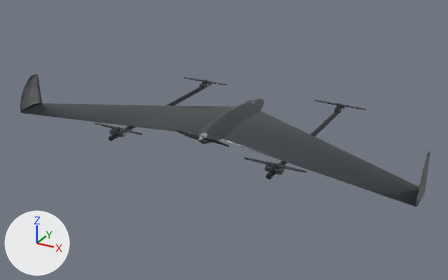
An edit to the glTF model output/deltaquad/deltaquad.glb, drawn before and after from the same camera.
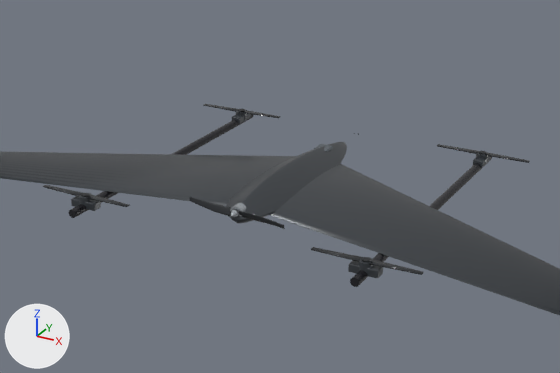
The first picture shows the older version from a 50 mm camera at (1.58, -3.1, 1.39) aimed at (-0.03, -0.17, -0.08). The close-ups show the older and then the newer version on the part from 16% to 86% of the width and 7% to 81% of the height of that picture. Only the edits that show in the close-ups are written down. Every picture has the same lights, and +X, +Y and +Z are marked at lower left. Objects named as collision shapes, trigger or cutter boxes, shadow casters or lower levels of detail are left out. Where no turn or scale is listed for an object, it has been applied to the vertices.

In view in the first close-up: 'body_core', 'frame_boom_left', 'frame_boom_right', 'main_wing', 'motor_pusher', 'rotor_lift_rr_blades', 'rotor_pusher_blades' and 14 more.
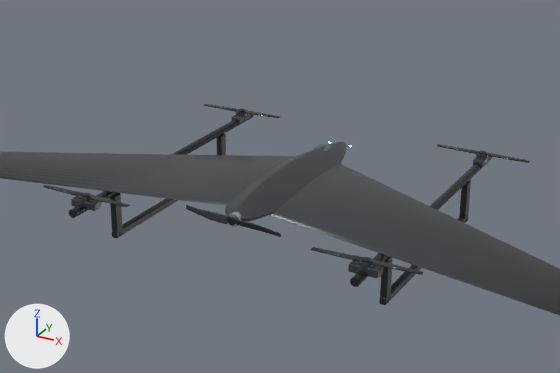
ob_rotor_pusher is not drawn itself; it is the parent of ob_motor_pusher, ob_motor_pusher_shaft, ob_rotor_pusher_spin.

Boxes [x1, y1, x2, y2] around the edits, measured in the close-ups (560 x 373 px):
'rotor_pusher_blades', moved: before [190, 197, 285, 229]; after [186, 205, 281, 237]
'landing_skid_left', added (black): after [112, 198, 178, 238]
'landing_skid_right', added: after [379, 215, 469, 305]
'landing_leg_1_left', added: after [110, 193, 123, 237]
'landing_leg_1_right', added: after [380, 257, 392, 302]
'landing_leg_0_right', added: after [459, 180, 471, 223]
'landing_leg_0_left', added: after [217, 134, 226, 155]
'motor_pusher', moved: before [230, 203, 247, 217]; after [229, 212, 242, 227]
'rotor_pusher_hub', moved (not visible before): after [228, 217, 236, 226]
'rotor_pusher_spinner', moved (not visible afterwards): before [230, 210, 238, 218]

The change in detail:
Mesh me_cube_018_1 is new.
It has 152 vertices, 300 faces and spans x -0.011..0.011, y -0.35..0.35, z -0.012..0.012.
It uses material mat_ガードブラック (black #16191d).
Mesh me_cube_021_1 is new.
It has 152 vertices, 300 faces and spans x -0.011..0.011, y -0.017..0.017, z -0.075..0.075.
It uses material mat_ガードブラック (black #16191d).
Mesh me_cube_017_1 is new.
It has 152 vertices, 300 faces and spans x -0.011..0.011, y -0.017..0.017, z -0.075..0.075.
It uses material mat_ガードブラック (black #16191d).
Object 'rotor_pusher' (ob_rotor_pusher) moves from (0.0, -0.47, 0.05) to (0.0, -0.481, 0.0312).
Object 'motor_pusher' (ob_motor_pusher) moves from (0.0, 0.0, 0.016) to (0.0, 0.0, 0.0126).
Object 'rotor_pusher_blades' (ob_rotor_pusher_blades) moves from (0.0, -0.47, 0.05) to (0.0, -0.492, 0.031).
Object 'rotor_pusher_hub' (ob_rotor_pusher_hub) moves from (0.0, 0.0, 0.0) to (0.0, 0.0, -0.0102).
Object 'landing_skid_right' (ob_landing_skid_right) is new; it shows me_cube_018_1.
Its location is (0.48, -0.1, -0.137).
Object 'landing_skid_left' (ob_landing_skid_left) is new; it shows a copy of me_cube_018_1.
Its location is (-0.48, -0.1, -0.137).
Object 'landing_leg_1_right' (ob_landing_leg_1_right) is new; it shows me_cube_021_1.
Its location is (0.48, -0.43, -0.074).
Object 'landing_leg_1_left' (ob_landing_leg_1_left) is new; it shows me_cube_017_1.
Its location is (-0.48, -0.43, -0.074).
Object 'landing_leg_0_right' (ob_landing_leg_0_right) is new; it shows a copy of me_cube_021_1.
Its location is (0.48, 0.23, -0.074).
Object 'landing_leg_0_left' (ob_landing_leg_0_left) is new; it shows a copy of me_cube_017_1.
Its location is (-0.48, 0.23, -0.074).
